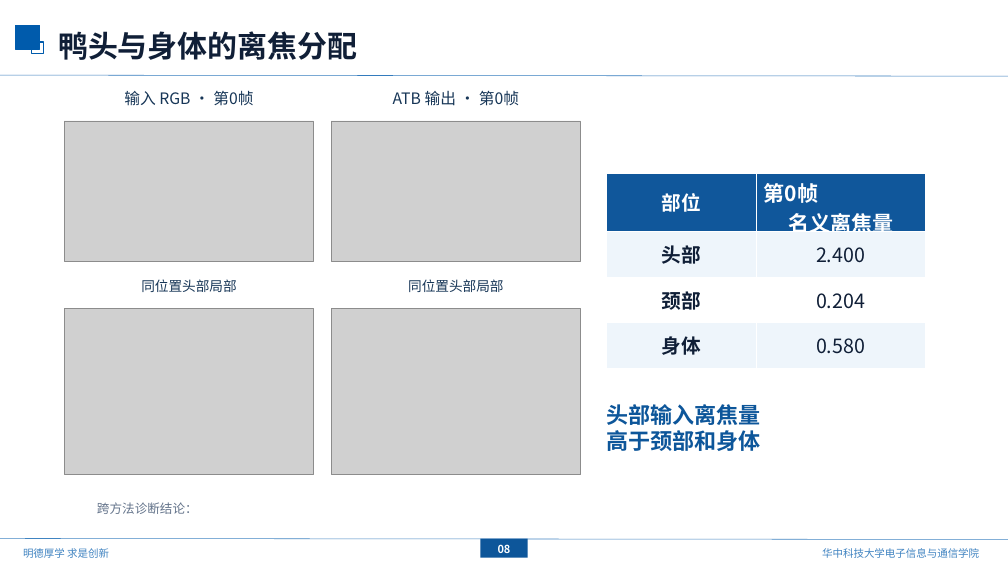
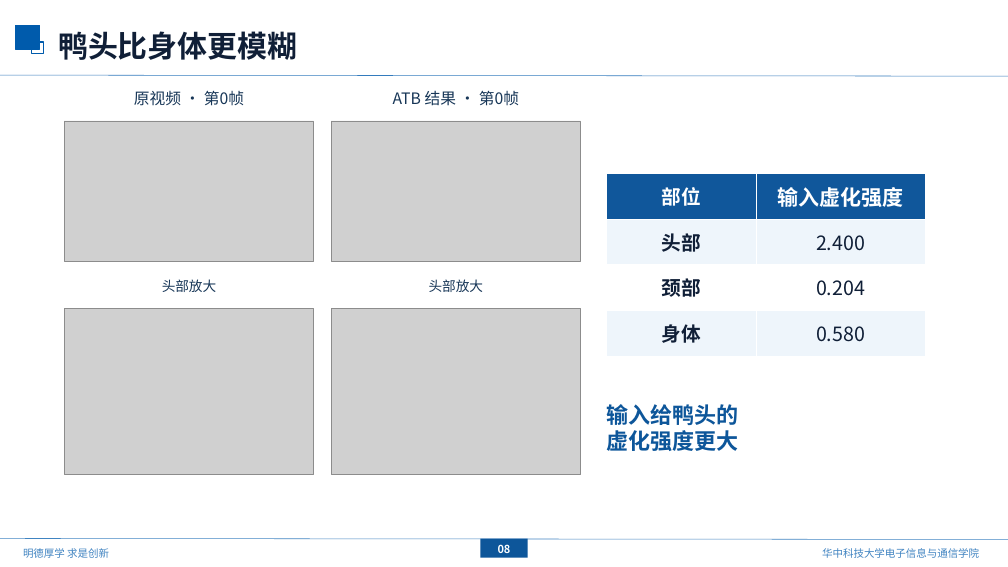
Before and after one commit to mengmcy1/OPPO-depth-guided-video-bokeh, a slide deck: slide 9 of 汇报/2026-10-16_基线更新与ATB分析/基线更新与ATB分析_1016.pptx. Drawn at 1008x567 pixels with LibreOffice and Linux fonts; fonts in the diff are those of the drawing; grey boxes stand for pictures; background and template pictures are left out. Boxes give left, top, right and bottom in pixels: in the first picture for what was removed or moved away, otherwise in the second. Text is boxed around its words. In the diff, an @@ line names an element or a change of style, - is before the commit and + after.

```diff
--- a/汇报/2026-10-16_基线更新与ATB分析/基线更新与ATB分析_1016.pptx
+++ b/汇报/2026-10-16_基线更新与ATB分析/基线更新与ATB分析_1016.pptx
@@ text at bbox=[58, 31, 297, 60]: text changed @@
-鸭头与身体的离焦分配
+鸭头比身体更模糊
@@ text at bbox=[134, 90, 244, 106]: text changed @@
-输入 RGB · 第0帧
+原视频 · 第0帧
@@ text at bbox=[393, 90, 519, 106]: text changed @@
-ATB 输出 · 第0帧
+ATB 结果 · 第0帧
@@ table at bbox=[606, 173, 926, 356] @@
-row 1, column 2: 第0帧 名义离焦量
+row 1, column 2: 输入虚化强度
@@ text at bbox=[162, 279, 216, 292]: text changed @@
-同位置头部局部
+头部放大
@@ text at bbox=[429, 279, 483, 292]: text changed @@
-同位置头部局部
+头部放大
@@ text at bbox=[606, 404, 738, 451]: text changed @@
-头部输入离焦量
-高于颈部和身体
+输入给鸭头的
+虚化强度更大
@@ text removed at bbox=[97, 502, 198, 514] @@
-跨方法诊断结论：
```
Also in this commit, not shown: 3 other slides changed, 2 other files.
